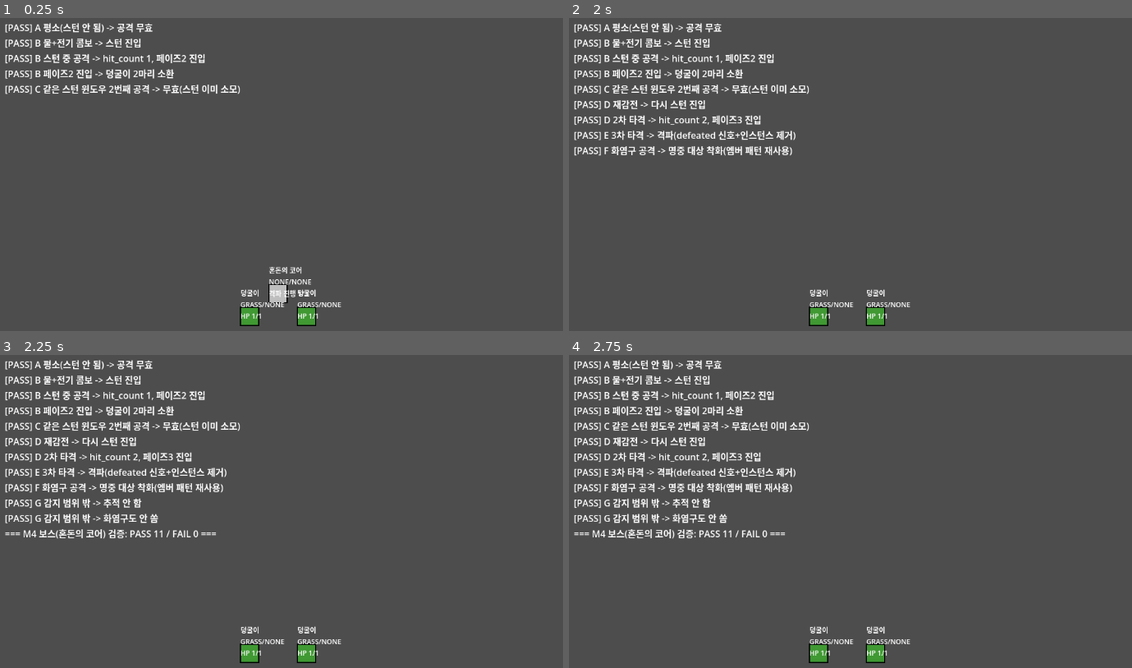
Above: before the commit, frames 1-4 (two rows, left to right).
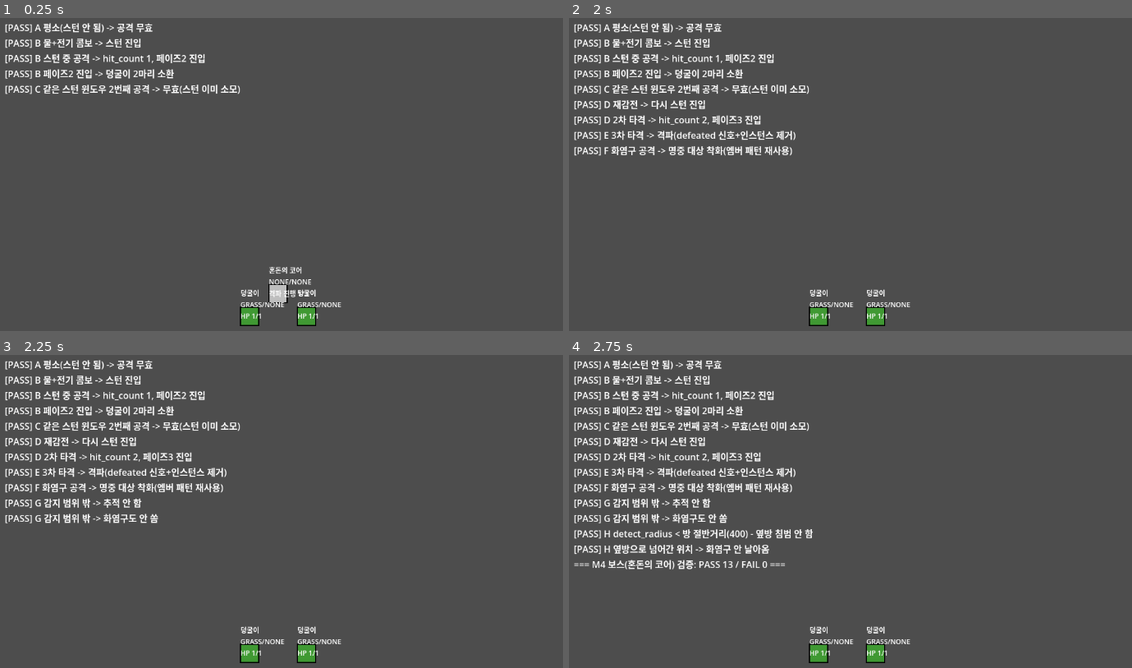
Above: after the commit, the same moments.

Repository: 50seok/ZeldaLike
Game: Godot game, scene res://scenes/m4_boss_test/m4_boss_test.tscn
The game is run twice, just before and just after one commit, with the same random seed, the same clock (stepped at 60 frames per second) and the same inputs. This scene is started directly instead of the project's main scene.
Inputs:
- Up to frame 1 (0.25 s): no input
- Up to frame 2 (2 s): tap Enter at 0.5, 0.6 s; hold Right (ui_right) 0.53-1.28 s; tap Space at 0.77, 1.52 s; hold Down (ui_down) from 1.28 s (still down); tap Keypad Enter at 1.35 s
- Up to frame 3 (2.25 s): tap Space at 2 s; release Down (ui_down) at 2.03 s; hold Right (ui_right) from 2.03 s (still down); tap C at 2.1 s
- Up to frame 4 (2.75 s): keep holding Right (ui_right)

Frames 1-2 are identical in both runs. In frame 3, 0.5% of the frame differs, in the area x 0-39%, y 55-59%; in frame 4, 1.7%, in the area x 0-44%, y 55-69%.

Commit message:
fix: 감지범위(650)가 던전 실제 보스방 크기보다 커서 여전히 옆방으로 샜음
실측 재확인("문 고치니 다시 옆방 몬스터가 공격함") - 이전 커밋(c46c8c9)의
650은 boss_test.tscn의 더 큰 아레나(900x700) 기준으로 잡은 값인데,
dungeon_test.tscn의 실제 보스방은 800x600이라 보스(방 정중앙)에서 옆방과
맞닿은 벽까지 거리가 400뿐 - 650은 그보다 커서 여전히 새고 있었음.

400보다 확실히 작은 380으로 하향. boss_test.tscn의 물웅덩이(거리~390)에서도
잠깐 안전해지는 부수효과가 있지만, 자원 보충 지점이 살짝 안전해지는 거라
오히려 자연스러움.

검증: m4_boss_test에 방 기하조건을 직접 고정하는 케이스 신규 2건(보스방
정중앙-옆방거리 관계 자체를 재현) 추가, 전체 15개 스위트 141/141 회귀 유지.

Diff:
--- a/project/scenes/m4_boss_test/m4_boss_test.gd
+++ b/project/scenes/m4_boss_test/m4_boss_test.gd
@@ -44,6 +44,7 @@
 	await _test_full_defeat_loop()
 	await _test_fireball_attack()
 	await _test_out_of_range_does_not_attack()
+	await _test_detect_radius_fits_dungeon_room_size()
 
 
 ## 콤보 3회(물+전기 스턴 → 공격 1회) 전체 흐름을 하나로 이어서 확인 -
@@ -172,6 +173,34 @@
 	await get_tree().create_timer(0.1).timeout
 
 
+## 실측 재발("문 고치니 다시 옆방 몬스터가 공격함") 방지 - detect_radius 값
+## 자체가 dungeon_test.tscn의 실제 보스방 크기(800x600, 보스는 방 정중앙)보다
+## 커서 옆방까지 새던 문제였다. 그 정확한 기하 조건을 재현해 고정한다:
+## 방 정중앙에 있는 보스 기준, 옆방과 맞닿은 벽(중앙에서 400 거리) 바로
+## 너머는 반드시 범위 밖이어야 한다.
+func _test_detect_radius_fits_dungeon_room_size() -> void:
+	var room_half_width := 400.0  # dungeon_test.tscn 보스방(800 폭)의 절반 - 보스는 방 정중앙에 있음
+	var boss := ChaosCore.new()
+	boss.global_position = Vector2(2000, 300)
+	boss.fireball_cooldown = 0.05
+	add_child(boss)
+
+	# 옆방으로 살짝 넘어간 위치(벽+20) - 여기선 절대 반응하면 안 된다.
+	var next_room_player := _dummy_player_at(boss.global_position + Vector2(room_half_width + 20, 0))
+	add_child(next_room_player)
+	await get_tree().physics_frame
+	await get_tree().create_timer(0.2).timeout
+
+	_check("H detect_radius < 방 절반거리(400) - 옆방 침범 안 함", boss.detect_radius < room_half_width)
+	var fireballs := get_children().filter(func(n): return n is Arrow)
+	_check("H 옆방으로 넘어간 위치 -> 화염구 안 날아옴", fireballs.is_empty())
+
+	boss.queue_free()
+	next_room_player.queue_free()
+	_clear_fireballs()
+	await get_tree().create_timer(0.1).timeout
+
+
 func _print_summary() -> void:
 	var summary := "=== M4 보스(혼돈의 코어) 검증: PASS %d / FAIL %d ===" % [_pass_count, _fail_count]
 	_log.append(summary)
--- a/project/scripts/combat/chaos_core.gd
+++ b/project/scripts/combat/chaos_core.gd
@@ -18,7 +18,13 @@
 @export var fireball_damage: float = 0.5
 @export var stun_duration: float = 3.0
 @export var chase_distance: float = 60.0
-@export var detect_radius: float = 650.0  # boss_test.tscn 아레나 전체(대각선 약 636)를 덮되, 던전 방 하나(800x600) 밖까지는 안 나가는 값
+## dungeon_test.tscn의 실제 보스방(800x600)에 보스를 방 정중앙에 두면, 가장
+## 가까운 옆방과의 벽까지 거리가 400이다 - 650은 그보다 커서 옆방까지 계속
+## 새어나갔다(실측 재확인: "문 고치니 다시 옆방 몬스터가 공격함" - 문 자체
+## 문제가 아니라 감지범위가 방 하나보다 컸던 게 원인). 400보다 확실히 작은
+## 값으로 낮춘다 - boss_test.tscn의 물웅덩이(거리~390)에서도 잠깐 안전해지는
+## 효과가 생기지만, 그건 자원 보충 지점이 안전해지는 거라 오히려 자연스럽다.
+@export var detect_radius: float = 380.0
 
 var phase: Phase = Phase.ONE
 var hit_count: int = 0
